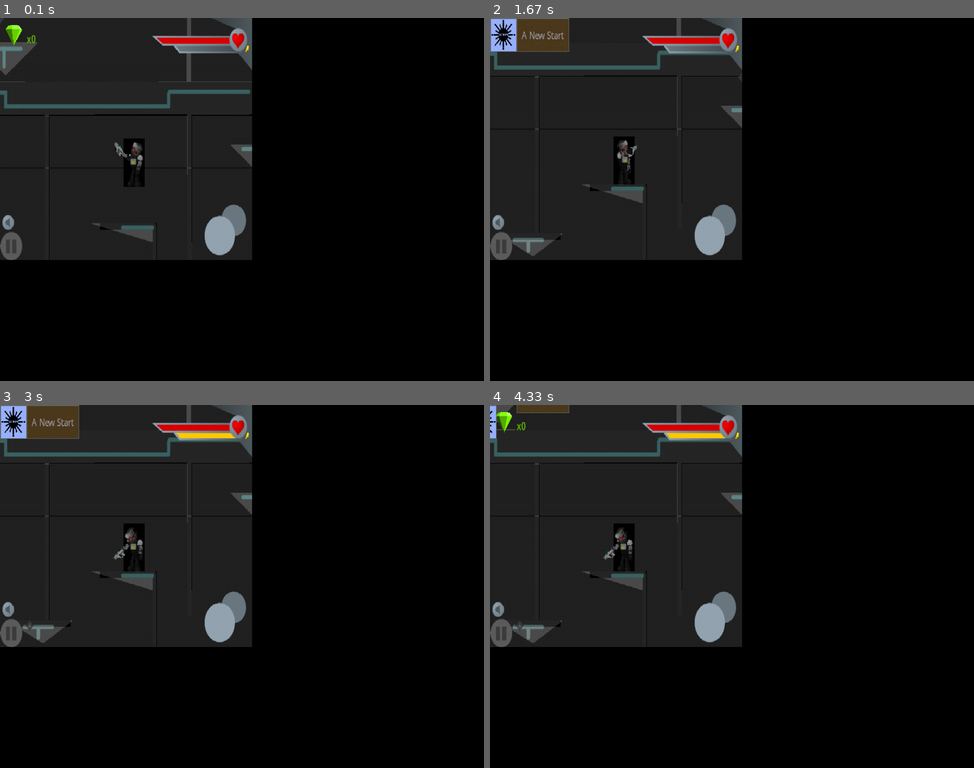
Above: before the commit, frames 1-4 (two rows, left to right).
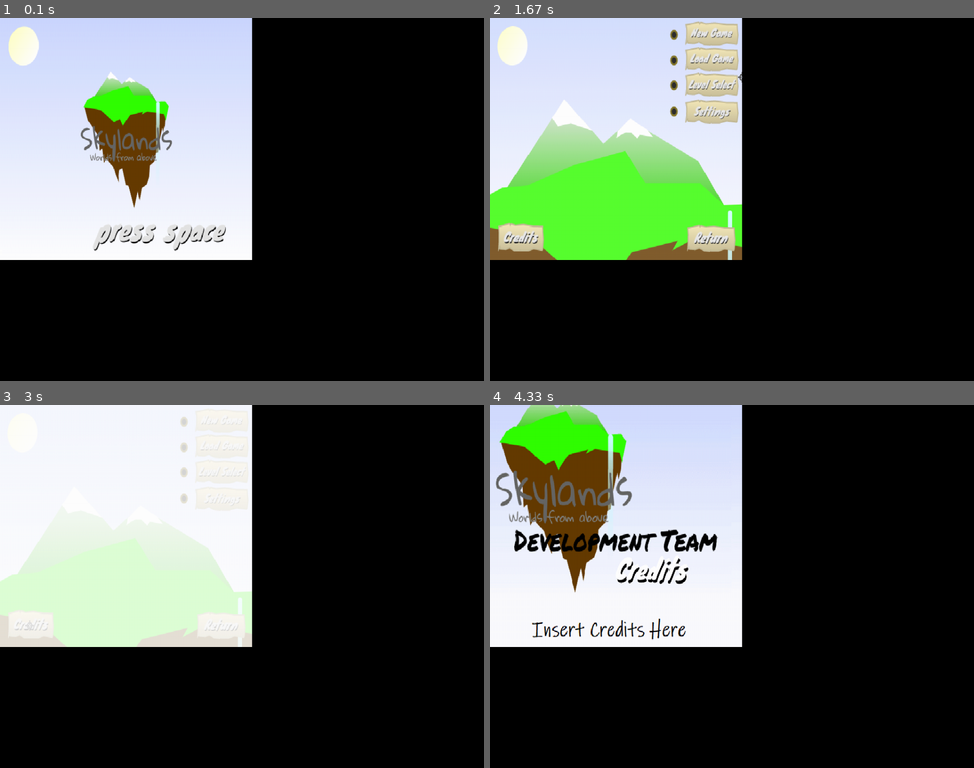
Above: after the commit, the same moments.

Repository: kjniemela/Skylands-WFA-py
Game: pygame game, started from main.py
Two runs of this game, one before a commit and one after it. Both use one fixed random seed, a clock stepped at 60 frames per second and the inputs below.
Inputs (mouse positions are in pixels of both pictures, inside the frame that each line leads up to):
- Up to frame 1 (0.1 s): no input
- Up to frame 2 (1.67 s): tap Space at 0.33 s; click (780, 279) at 0.72 s; click (606, 65) at 1.05 s; click (741, 76) at 1.38 s
- Up to frame 3 (3 s): click (222, 499) at 1.72 s; click (246, 622) at 2.05 s; click (242, 630) at 2.38 s; click (29, 626) at 2.72 s
- Up to frame 4 (4.33 s): no input

The runs differ from the first frame. In frame 1, 35% of the frame differs, in the area x 0-53%, y 0-67%; in frame 2, 35%; in frame 3, 35%; in frame 4, 34%.

Commit message:
fix level

Diff:
--- a/level.py
+++ b/level.py
@@ -17,10 +17,14 @@
         "ground1": pygame.image.load(resource_path('assets/ground1.png')),
         "grass1": pygame.image.load(resource_path('assets/grass1.png')),
         "tree": pygame.image.load(resource_path('assets/tree.png')),
-        "lab1": pygame.image.load(resource_path('assets/lab1.png')).convert(),
-        "lab2": pygame.image.load(resource_path('assets/lab2.png')).convert(),
-        "lab3": pygame.image.load(resource_path('assets/lab3.png')).convert(),
-        "lab4": pygame.image.load(resource_path('assets/lab4.png')).convert(),
+##        "lab1": pygame.image.load(resource_path('assets/lab1.png')).convert(),
+##        "lab2": pygame.image.load(resource_path('assets/lab2.png')).convert(),
+##        "lab3": pygame.image.load(resource_path('assets/lab3.png')).convert(),
+##        "lab4": pygame.image.load(resource_path('assets/lab4.png')).convert(),
+        "lab1": pygame.image.load(resource_path('assets/lab1.png')),
+        "lab2": pygame.image.load(resource_path('assets/lab2.png')),
+        "lab3": pygame.image.load(resource_path('assets/lab3.png')),
+        "lab4": pygame.image.load(resource_path('assets/lab4.png')),
         "lab_back1": pygame.image.load(resource_path('assets/lab_back1.png')),
         "lab_back2": pygame.image.load(resource_path('assets/lab_back2.png')),
         "lab_back3": pygame.image.load(resource_path('assets/lab_back3.png')),
@@ -220,28 +224,28 @@
                         win.blit(platform.texture, (platform.x-(platform.w/2)-camX, -(platform.y+(platform.h/2)-camY)))
                     else:
                         blitRotateCenter(win, platform.texture, platform.d, (platform.x-(platform.w/2),-(platform.y+(platform.h/2))), (camX,camY))
-            else:
-                if platform.d == 0:
-                    pygame.draw.rect(win, (0, 0, 0),
-                                 (platform.x-camX-platform.w/2,
-                                  -(platform.y-camY)-platform.h/2,
-                                  platform.w, platform.h))
-                else:
-                    x1 = platform.x-((platform.w/2)*Cos(-platform.d))+((platform.h/2)*Sin(-platform.d))
-                    y1 = platform.y+((platform.h/2)*Cos(-platform.d))+((platform.w/2)*Sin(-platform.d))
-                    x2 = platform.x+((platform.w/2)*Cos(-platform.d))+((platform.h/2)*Sin(-platform.d))
-                    y2 = platform.y+((platform.h/2)*Cos(-platform.d))-((platform.w/2)*Sin(-platform.d))
-
-                    x3 = platform.x-((platform.w/2)*Cos(-platform.d))-((platform.h/2)*Sin(-platform.d))
-                    y3 = platform.y-((platform.h/2)*Cos(-platform.d))+((platform.w/2)*Sin(-platform.d))
-                    x4 = platform.x+((platform.w/2)*Cos(-platform.d))-((platform.h/2)*Sin(-platform.d))
-                    y4 = platform.y-((platform.h/2)*Cos(-platform.d))-((platform.w/2)*Sin(-platform.d))
-                    pygame.draw.polygon(win, (0, 0, 0), [
-                        (x1-camX, -(y1-camY)),
-                        (x2-camX, -(y2-camY)),
-                        (x4-camX, -(y4-camY)),
-                        (x3-camX, -(y3-camY)),
-                        ])
+##            else:
+##                if platform.d == 0:
+##                    pygame.draw.rect(win, (0, 0, 0),
+##                                 (platform.x-camX-platform.w/2,
+##                                  -(platform.y-camY)-platform.h/2,
+##                                  platform.w, platform.h))
+##                else:
+##                    x1 = platform.x-((platform.w/2)*Cos(-platform.d))+((platform.h/2)*Sin(-platform.d))
+##                    y1 = platform.y+((platform.h/2)*Cos(-platform.d))+((platform.w/2)*Sin(-platform.d))
+##                    x2 = platform.x+((platform.w/2)*Cos(-platform.d))+((platform.h/2)*Sin(-platform.d))
+##                    y2 = platform.y+((platform.h/2)*Cos(-platform.d))-((platform.w/2)*Sin(-platform.d))
+##
+##                    x3 = platform.x-((platform.w/2)*Cos(-platform.d))-((platform.h/2)*Sin(-platform.d))
+##                    y3 = platform.y-((platform.h/2)*Cos(-platform.d))+((platform.w/2)*Sin(-platform.d))
+##                    x4 = platform.x+((platform.w/2)*Cos(-platform.d))-((platform.h/2)*Sin(-platform.d))
+##                    y4 = platform.y-((platform.h/2)*Cos(-platform.d))-((platform.w/2)*Sin(-platform.d))
+##                    pygame.draw.polygon(win, (0, 0, 0), [
+##                        (x1-camX, -(y1-camY)),
+##                        (x2-camX, -(y2-camY)),
+##                        (x4-camX, -(y4-camY)),
+##                        (x3-camX, -(y3-camY)),
+##                        ])
         for polyplat in self.polyplats:
             pygame.draw.polygon(win, polyplat.color, [(x-camX, -(y-camY)) for x, y in polyplat.points])
         for entity in self.entities:
@@ -259,7 +263,7 @@
         for overlay in self.overlays:
             if distance(self.player.x, self.player.y, overlay.x, overlay.y) < max(overlay.w/2, overlay.h/2)+400:
                 if overlay.d == 0:
-                    overlay.texture.set_alpha(100)
+                    #overlay.texture.set_alpha(100)
                     win.blit(overlay.texture, (overlay.x-(overlay.w/2)-camX, -(overlay.y+(overlay.h/2)-camY)))
                 else:
                     blitRotateCenter(win, overlay.texture, overlay.d, (overlay.x-(overlay.w/2),-(overlay.y+(overlay.h/2))), (camX,camY))
--- a/main.py
+++ b/main.py
@@ -106,8 +106,8 @@
 ##############
 
 ###SOUND###
-vol = 0.25
-playMusic = False
+vol = 0.5
+playMusic = True
 
 pygame.mixer.pre_init(44100, -16, 4, 512)
 pygame.mixer.init()
--- a/player.py
+++ b/player.py
@@ -159,9 +159,9 @@
                 ]
             f.write('\n'.join(data))
     def draw(self, camX, camY, win, mouseX, mouseY, winW, winH):
-        pygame.draw.rect(win, (0, 0, 0),
-                         ((self.x+self.xOffset)-camX, -((self.y+self.heightHead)-camY),
-                          self.width, self.heightHead+self.heightBody))
+##        pygame.draw.rect(win, (0, 0, 0),
+##                         ((self.x+self.xOffset)-camX, -((self.y+self.heightHead)-camY),
+##                          self.width, self.heightHead+self.heightBody))
         head_rot = -math.degrees(math.atan2(mouseY-(180+15), mouseX-240))
         head_rot_left = ((360+(head_rot))%360)-180#math.degrees(math.atan2(mouseY-(180+15), 240-mouseX))
         self.rightArm = head_rot-(15*self.facing)#(Sin((time()+1)*40)*10)-90-(5*self.facing)#
Not shown, changed: levels/lab
Not shown, added: builds/Skylands 0.1.6.exe
